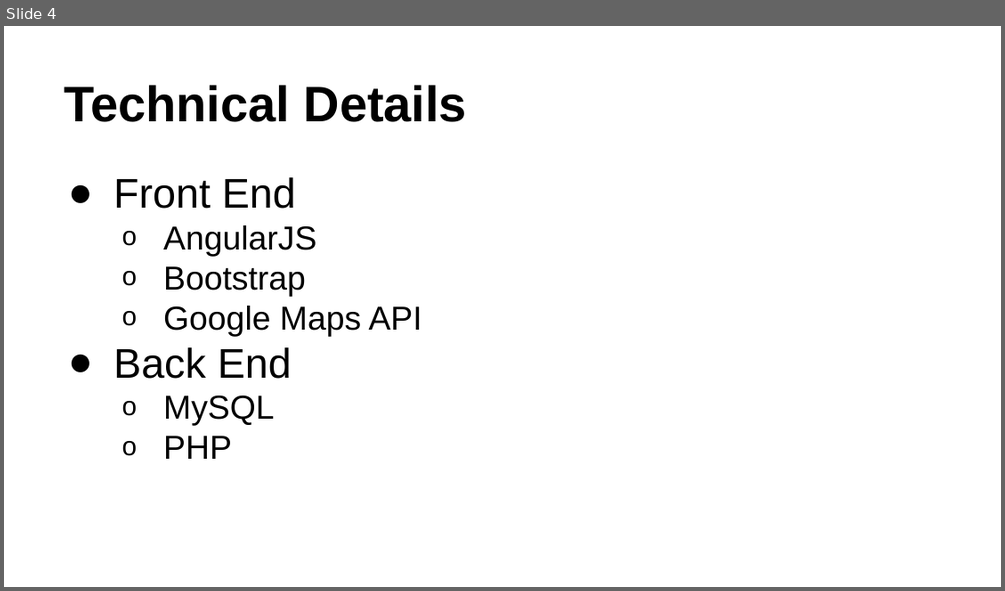
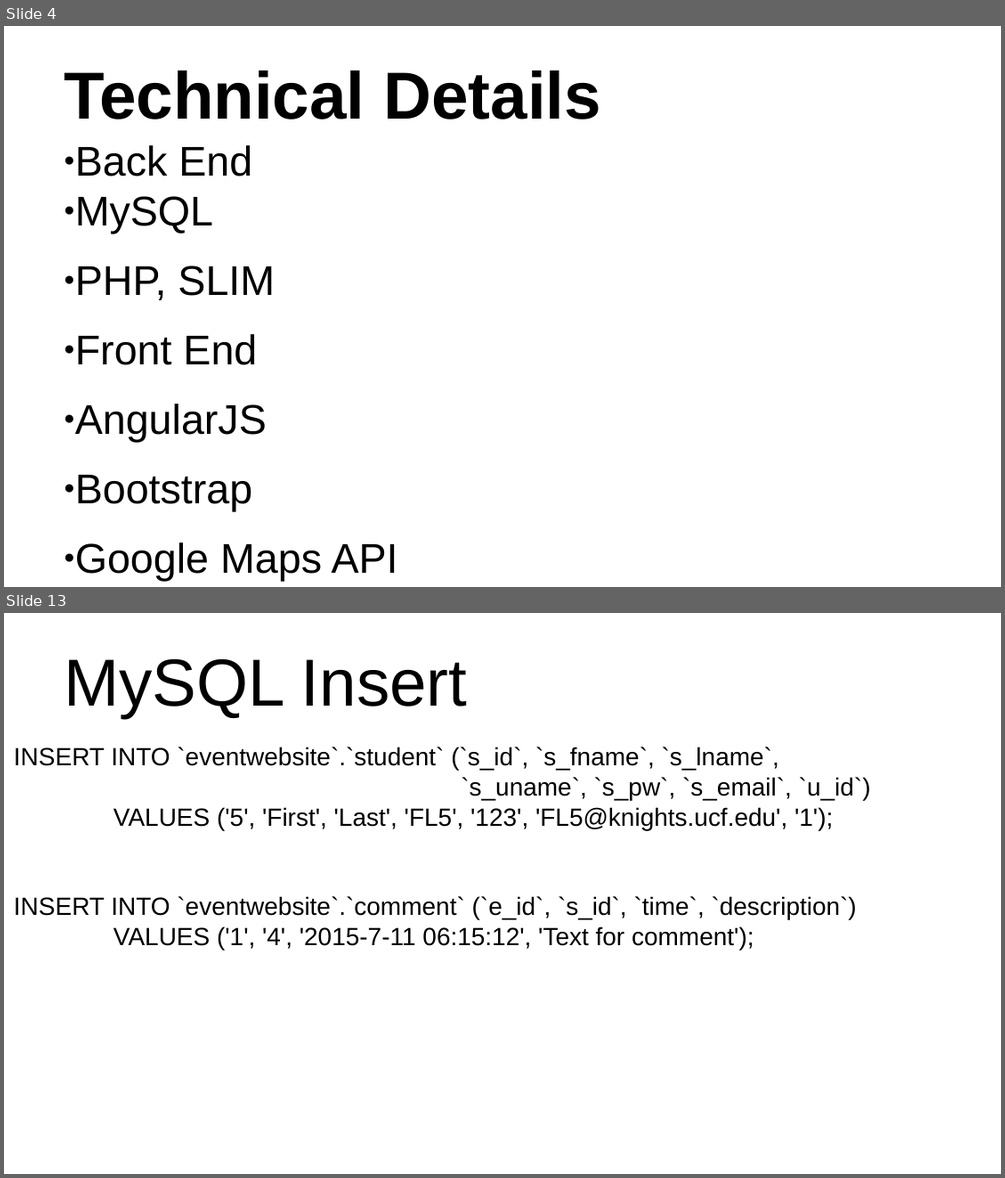
Before and after one commit to wwilhite/cop4710, a slide deck: PowerPoint/College Event Website.pptx. Shown one above the other, each under a label of ours: slide 4 before the commit, slides 4 and 13 after it; the slides between them are not shown. The pictures are 1005x591 and 1005x1178 pixels, drawn with LibreOffice and Linux fonts; fonts in the diff are those of the drawing. Boxes give left, top, right and bottom in pixels: in the first picture for what was removed or moved away, otherwise in the second. Text is boxed around its words. In the diff, an @@ line names an element or a change of style, - is before the commit and + after.

```diff
--- a/PowerPoint/College Event Website.pptx
+++ b/PowerPoint/College Event Website.pptx
@@ slide 13 added at bbox=[4, 613, 1001, 1174], background #FFFFFF @@
@@ title added at bbox=[64, 659, 468, 717], 48 pt, text #000000 @@
+MySQL Insert
@@ text added at bbox=[14, 747, 871, 949], 18 pt, text #000000 @@
+INSERT INTO `eventwebsite`.`student` (`s_id`, `s_fname`, `s_lname`,
+`s_uname`, `s_pw`, `s_email`, `u_id`)
+VALUES ('5', 'First', 'Last', 'FL5', '123', 'FL5@knights.ucf.edu', '1');
+INSERT INTO `eventwebsite`.`comment` (`e_id`, `s_id`, `time`, `description`)
+VALUES ('1', '4', '2015-7-11 06:15:12', 'Text for comment');
@@ slide 4 changed as well @@
@@ title "Technical Details" at bbox=[64, 70, 601, 119]: size 36 to 48 pt @@
@@ text "Back End": place and size @@
-text "Back End" at bbox=[113, 177, 422, 459]
+text "Back End" at bbox=[75, 145, 398, 581]
@@ text at bbox=[75, 145, 275, 300]: paragraphs added @@
+● Back End
+  ● MySQL
+  ● PHP, SLIM
@@ text at bbox=[75, 334, 398, 581]: size 24 to 30 pt in "AngularJS", "Bootstrap", "Google Maps API"; indent changed; more space between paragraphs; bullet o to ● @@
@@ text at bbox=[113, 347, 291, 459]: paragraphs removed @@
-● Back End
-  o MySQL
-  o PHP
```
Also in this commit, not shown: 2 other slides changed, 9 other slides added.
